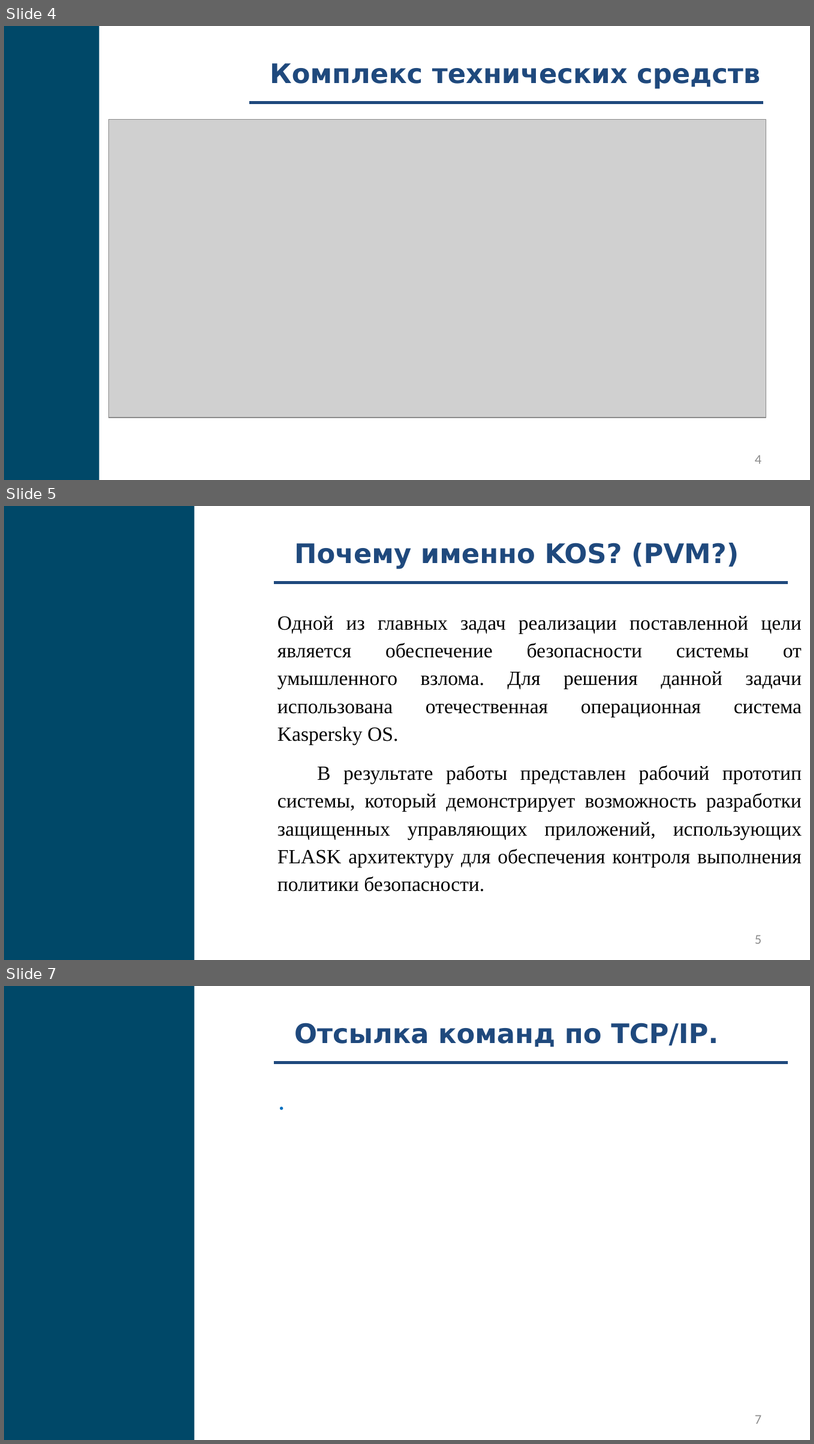
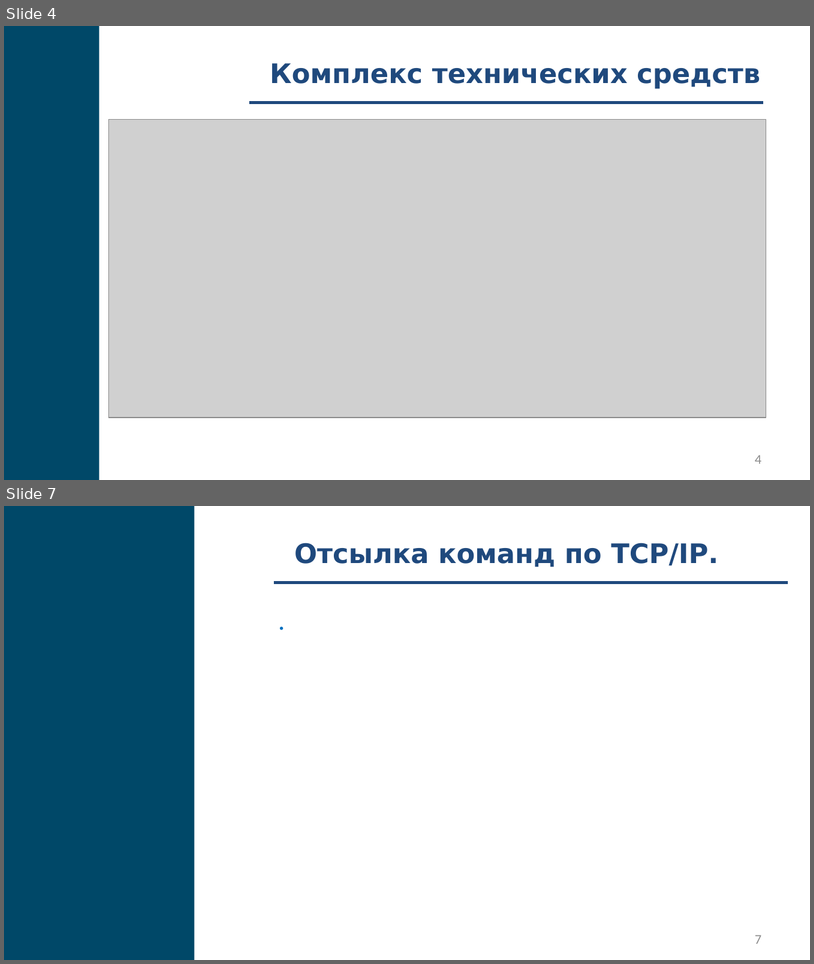
Before and after one commit to fanglores/Gagarin-2022, a slide deck: doc/Presentation.pptx. Shown one above the other, each under a label of ours: slides 4, 5 and 7 before the commit, slides 4 and 7 after it; the slides between them are not shown. The pictures are 814x1444 and 814x964 pixels, drawn with LibreOffice and Linux fonts; fonts in the diff are those of the drawing; grey boxes stand for pictures. Boxes give left, top, right and bottom in pixels: in the first picture for what was removed or moved away, otherwise in the second. Text is boxed around its words. In the diff, an @@ line names an element or a change of style, - is before the commit and + after.

```diff
--- a/doc/Presentation.pptx
+++ b/doc/Presentation.pptx
@@ slide 5 removed at bbox=[4, 506, 810, 960], background #FFFFFF @@
@@ rectangle removed at bbox=[4, 506, 194, 959] @@
@@ text removed at bbox=[294, 543, 739, 569] @@
-Почему именно KOS? (PVM?)
@@ line removed from (274, 583) to (788, 583) @@
@@ text removed at bbox=[278, 616, 802, 891] @@
-Одной из главных задач реализации поставленной цели является обеспечение безопасности системы от умышленного взлома. Для решения данной задачи использована отечественная операционная система Kaspersky OS.
-В результате работы представлен рабочий прототип системы, который демонстрирует возможность разработки защищенных управляющих приложений, использующих FLASK архитектуру для обеспечения контроля выполнения политики безопасности.
@@ page number removed at bbox=[755, 934, 762, 943] @@
-5
```
Also in this commit, not shown: 5 slides changed, 1 slide added.
